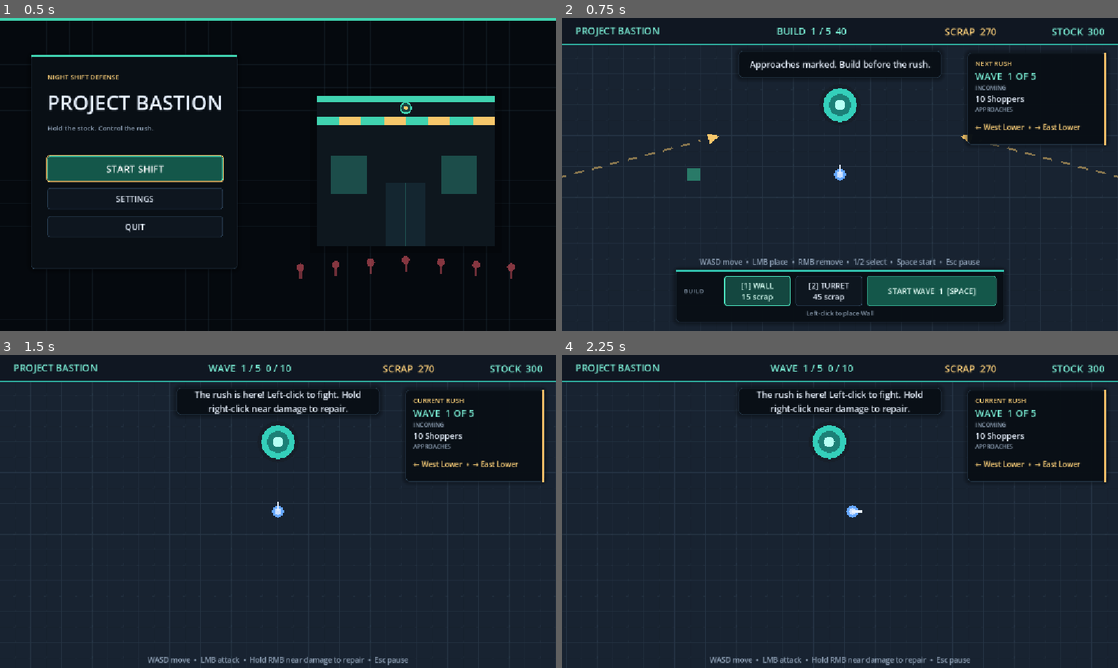
Above: before the commit, frames 1-4 (two rows, left to right).
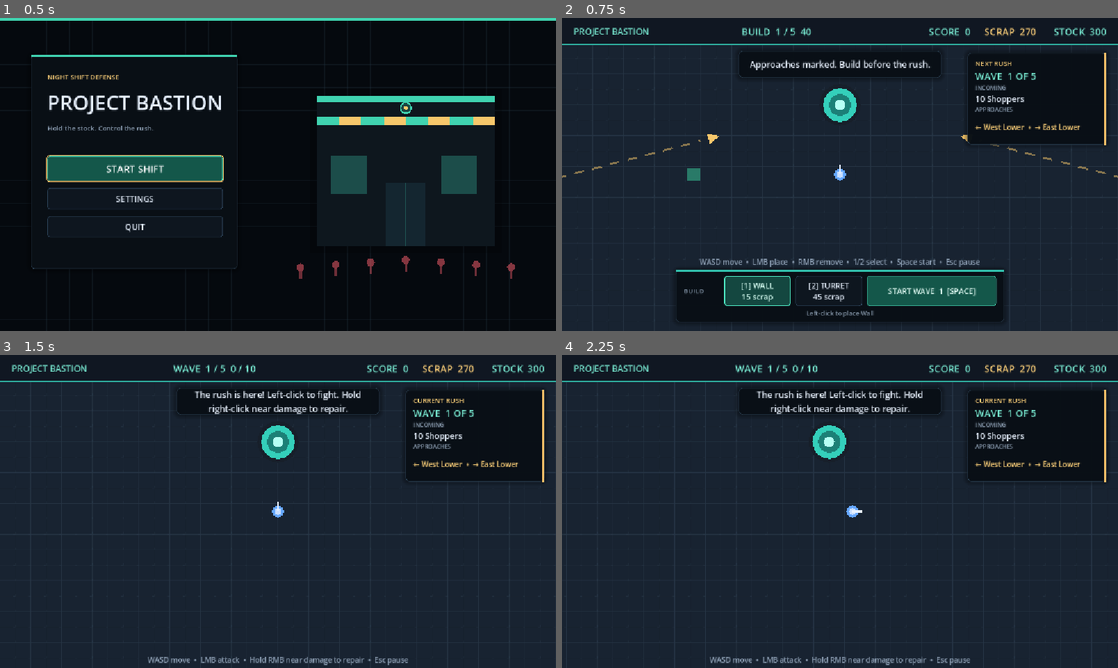
Above: after the commit, the same moments.

Repository: JarredTD/ProjectBastion
Game: Godot game, scene res://scenes/ui/main_menu.tscn
Two runs of this game, one before a commit and one after it. Both use one fixed random seed, a clock stepped at 60 frames per second and the inputs below. Sound files missing from this copy of the repository are replaced by a short silence.
Inputs (mouse positions are in pixels of both pictures, inside the frame that each line leads up to):
- Up to frame 1 (0.5 s): no input
- Up to frame 2 (0.75 s): click "START SHIFT" at 0.5 s
- Up to frame 3 (1.5 s): click "START WAVE 1 [SPACE]" at 1.25 s
- Up to frame 4 (2.25 s): tap Enter at 2 s; move the mouse to (962, 495) at 2.02 s; hold D (move_right) from 2.03 s (still down); tap 1 at 2.1 s; click (962, 495) at 2.17 s

Frame 1 is identical in both runs. In frame 2, 1.0% of the frame differs, in the area x 2-98%, y 2-6%; in frame 3, 1.1%; in frame 4, 1.1%.

Commit message:
feat: present score and run results

Diff:
--- a/scenes/ui/hud.tscn
+++ b/scenes/ui/hud.tscn
@@ -32,47 +32,63 @@
 mouse_filter = 2
 color = Color(0.207843, 0.815686, 0.729412, 0.8)
 
-[node name="Title" type="Label" parent="Layout/TopBar"]
-offset_left = 28.0
-offset_top = 12.0
-offset_right = 300.0
-offset_bottom = 44.0
-theme_type_variation = &"StatLabel"
+[node name="Stats" type="MarginContainer" parent="Layout/TopBar"]
+layout_mode = 1
+anchors_preset = 15
+anchor_right = 1.0
+anchor_bottom = 1.0
+offset_left = 24.0
+offset_right = -24.0
+grow_horizontal = 2
+grow_vertical = 2
+
+[node name="Row" type="HBoxContainer" parent="Layout/TopBar/Stats"]
+layout_mode = 2
+theme_override_constants/separation = 16
+
+[node name="Title" type="Label" parent="Layout/TopBar/Stats/Row"]
+custom_minimum_size = Vector2(170, 0)
+layout_mode = 2
+theme_type_variation = &"StatLabel"
+theme_override_font_sizes/font_size = 18
 text = "PROJECT BASTION"
-
-[node name="PhaseLabel" type="Label" parent="Layout/TopBar"]
-unique_name_in_owner = true
-anchor_left = 0.35
-anchor_right = 0.55
-offset_top = 13.0
-offset_bottom = 43.0
+vertical_alignment = 1
+
+[node name="PhaseLabel" type="Label" parent="Layout/TopBar/Stats/Row"]
+unique_name_in_owner = true
+layout_mode = 2
+size_flags_horizontal = 3
 theme_type_variation = &"StatLabel"
 text = "BUILD  30"
 horizontal_alignment = 1
-
-[node name="ScrapLabel" type="Label" parent="Layout/TopBar"]
-unique_name_in_owner = true
-anchor_left = 1.0
-anchor_right = 1.0
-offset_left = -432.0
-offset_top = 14.0
-offset_right = -252.0
-offset_bottom = 44.0
+vertical_alignment = 1
+
+[node name="ScoreLabel" type="Label" parent="Layout/TopBar/Stats/Row"]
+unique_name_in_owner = true
+custom_minimum_size = Vector2(150, 0)
+layout_mode = 2
+theme_type_variation = &"StatLabel"
+text = "SCORE  0"
+horizontal_alignment = 2
+vertical_alignment = 1
+
+[node name="ScrapLabel" type="Label" parent="Layout/TopBar/Stats/Row"]
+unique_name_in_owner = true
+custom_minimum_size = Vector2(120, 0)
+layout_mode = 2
 theme_type_variation = &"CurrencyLabel"
 text = "SCRAP  210"
 horizontal_alignment = 2
-
-[node name="CoreLabel" type="Label" parent="Layout/TopBar"]
-unique_name_in_owner = true
-anchor_left = 1.0
-anchor_right = 1.0
-offset_left = -216.0
-offset_top = 14.0
-offset_right = -28.0
-offset_bottom = 44.0
+vertical_alignment = 1
+
+[node name="CoreLabel" type="Label" parent="Layout/TopBar/Stats/Row"]
+unique_name_in_owner = true
+custom_minimum_size = Vector2(130, 0)
+layout_mode = 2
 theme_type_variation = &"StatLabel"
 text = "STOCK  300"
 horizontal_alignment = 2
+vertical_alignment = 1
 
 [node name="BuildPanel" type="Panel" parent="Layout"]
 unique_name_in_owner = true
@@ -300,9 +316,9 @@
 anchor_right = 0.5
 anchor_bottom = 0.5
 offset_left = -250.0
-offset_top = -125.0
+offset_top = -185.0
 offset_right = 250.0
-offset_bottom = 125.0
+offset_bottom = 185.0
 
 [node name="Content" type="VBoxContainer" parent="Layout/EndPanel"]
 layout_mode = 1
@@ -324,15 +340,37 @@
 text = "STORE SECURED"
 horizontal_alignment = 1
 
+[node name="EndScore" type="Label" parent="Layout/EndPanel/Content"]
+unique_name_in_owner = true
+layout_mode = 2
+theme_type_variation = &"CurrencyLabel"
+theme_override_font_sizes/font_size = 32
+text = "SCORE  12,840"
+horizontal_alignment = 1
+
+[node name="EndBreakdown" type="Label" parent="Layout/EndPanel/Content"]
+unique_name_in_owner = true
+layout_mode = 2
+theme_type_variation = &"BodyStrong"
+text = "Shopper points  7,200\nRush bonuses  4,000\nStock secured  1,640"
+horizontal_alignment = 1
+
 [node name="EndStats" type="Label" parent="Layout/EndPanel/Content"]
 unique_name_in_owner = true
 layout_mode = 2
 size_flags_vertical = 3
 theme_override_font_sizes/font_size = 18
 theme_type_variation = &"MutedLabel"
-text = "Rushes cleared: 5\nShoppers turned away: 70\nRun seed: 123456789"
-horizontal_alignment = 1
-vertical_alignment = 1
+text = "5 rushes cleared  •  70 shoppers turned away\nRun seed  123456789"
+horizontal_alignment = 1
+vertical_alignment = 1
+
+[node name="RecordLabel" type="Label" parent="Layout/EndPanel/Content"]
+unique_name_in_owner = true
+layout_mode = 2
+theme_type_variation = &"SectionLabel"
+text = "NEW OBJECTIVE BEST  •  12,840"
+horizontal_alignment = 1
 
 [node name="EndActions" type="HBoxContainer" parent="Layout/EndPanel/Content"]
 layout_mode = 2
--- a/scripts/ui/hud.gd
+++ b/scripts/ui/hud.gd
@@ -12,6 +12,7 @@
 var build_definitions: Array
 
 @onready var phase_label: Label = %PhaseLabel
+@onready var score_label: Label = %ScoreLabel
 @onready var scrap_label: Label = %ScrapLabel
 @onready var core_label: Label = %CoreLabel
 @onready var build_panel: Control = %BuildPanel
@@ -30,7 +31,10 @@
 @onready var core_warning_panel: Control = %CoreWarningPanel
 @onready var end_panel: Control = %EndPanel
 @onready var end_title: Label = %EndTitle
+@onready var end_score: Label = %EndScore
+@onready var end_breakdown: Label = %EndBreakdown
 @onready var end_stats: Label = %EndStats
+@onready var record_label: Label = %RecordLabel
 @onready var continue_button: Button = %ContinueButton
 @onready var restart_button: Button = %RestartButton
 
@@ -64,6 +68,7 @@
 	if state == null:
 		return
 	phase_label.text = phase_text()
+	score_label.text = "SCORE  %s" % format_score(state.score)
 	scrap_label.text = "SCRAP  %03d" % floori(state.scrap)
 	core_label.text = "STOCK  %03d" % ceili(state.base_hp)
 	core_label.modulate = Color("ed5b68") if state.base_hp <= GameConfig.MAX_BASE_HP * 0.3 else Color.WHITE
@@ -91,15 +96,39 @@
 	message_panel.visible = state.message_time > 0.0 and not finished
 	message_label.text = state.message
 	end_panel.visible = finished
-	if finished:
+	if finished and state.run_summary != null:
+		var summary := state.run_summary
 		end_title.text = "STORE SECURED" if state.phase == GameState.Phase.VICTORY else "STOCK LOST"
 		end_title.modulate = Color("78ead2") if state.phase == GameState.Phase.VICTORY else Color("ed5b68")
-		end_stats.text = "Rushes cleared: %d\nShoppers turned away: %d\nRun seed: %d" % [
-			state.waves_cleared,
-			state.enemies_defeated,
-			state.run_seed,
+		end_score.text = "SCORE  %s" % format_score(summary.score)
+		end_breakdown.text = "Shopper points  %s\nRush bonuses  %s\nStock secured  %s" % [
+			format_score(summary.shopper_points),
+			format_score(summary.rush_points),
+			format_score(summary.stock_points),
+		]
+		end_stats.text = "%d rushes cleared  •  %d shoppers turned away\nStock remaining  %d  •  Run seed  %d" % [
+			summary.waves_cleared,
+			summary.shoppers_defeated,
+			summary.stock_remaining,
+			summary.run_seed,
+		]
+		var mode_name := "ENDLESS" if summary.mode == &"endless" else "OBJECTIVE"
+		var record_kind := "LOCAL BEST" if summary.persistent_record else "SESSION BEST"
+		record_label.text = "%s%s  •  %s" % [
+			"NEW " if summary.new_best else "",
+			"%s %s" % [mode_name, record_kind],
+			format_score(summary.best_score),
 		]
 		continue_button.visible = state.phase == GameState.Phase.VICTORY
+
+## Adds thousands separators to score values without locale-dependent output.
+func format_score(value: int) -> String:
+	var digits := str(maxi(0, value))
+	var formatted := ""
+	while digits.length() > 3:
+		formatted = "," + digits.right(3) + formatted
+		digits = digits.left(digits.length() - 3)
+	return digits + formatted
 
 ## Builds the short phase label shown in the top bar.
 func phase_text() -> String:
